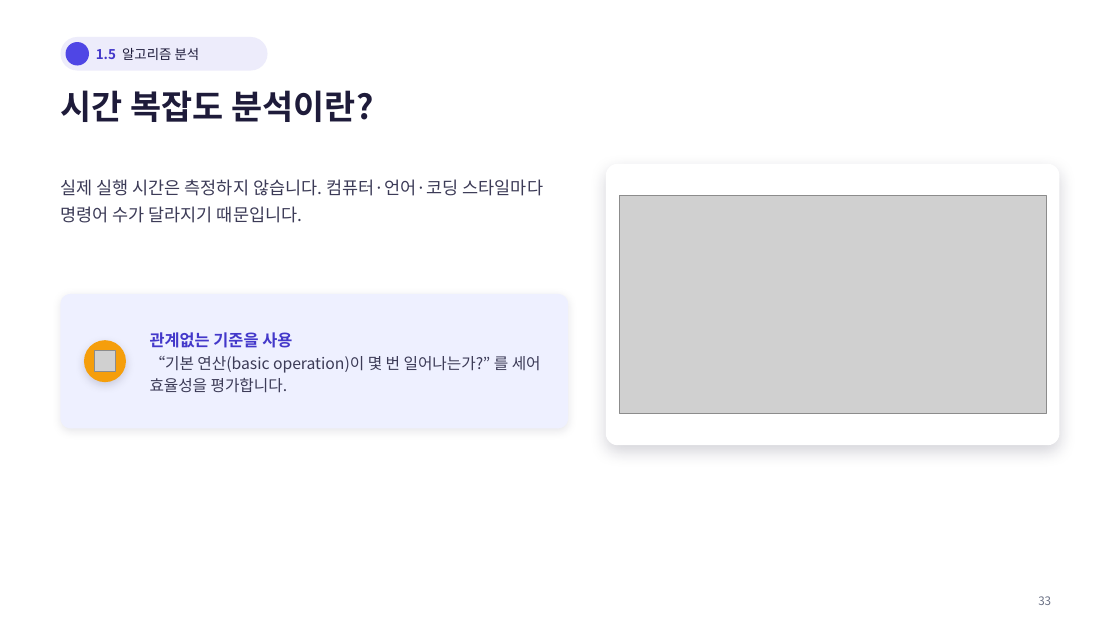
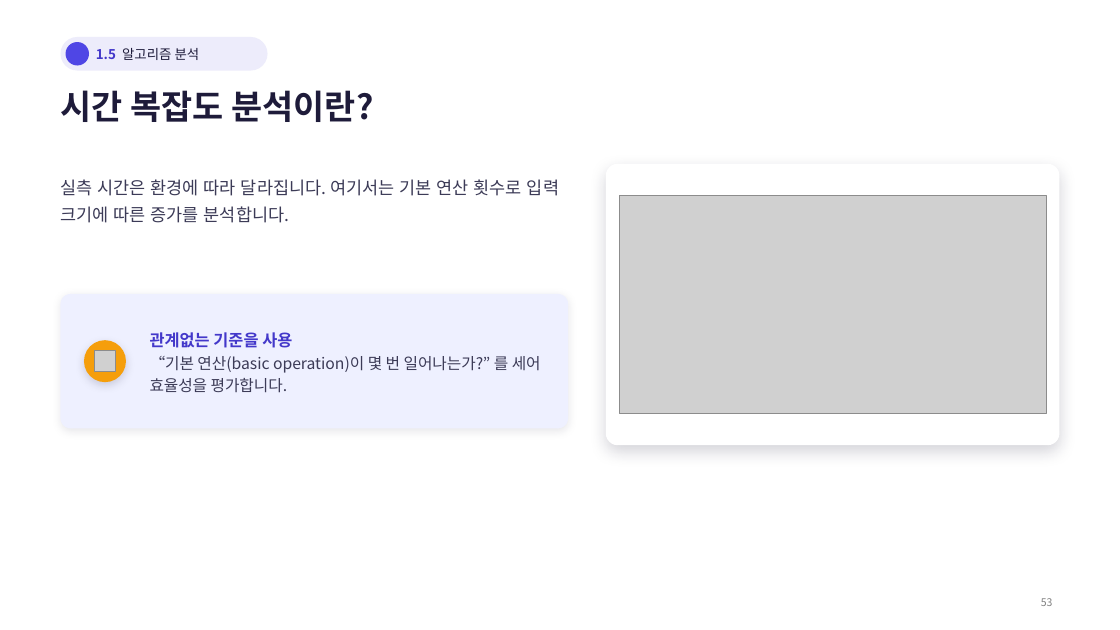
Before and after one commit to Sangdon-Park/Sangdon-Park.github.io, a slide deck: slide 53 of data/알고리즘/1장_알고리즘과_복잡도분석.pptx (slide 34 before the commit). Drawn at 1120x630 pixels with LibreOffice and Linux fonts; fonts in the diff are those of the drawing; grey boxes stand for pictures; background and template pictures are left out. Boxes give left, top, right and bottom in pixels: in the first picture for what was removed or moved away, otherwise in the second. Text is boxed around its words. In the diff, an @@ line names an element or a change of style, - is before the commit and + after.

```diff
--- a/data/알고리즘/1장_알고리즘과_복잡도분석.pptx
+++ b/data/알고리즘/1장_알고리즘과_복잡도분석.pptx
@@ text at (60,179,559,223): text changed @@
-실제 실행 시간은 측정하지 않습니다. 컴퓨터·언어·코딩 스타일마다 명령어 수가 달라지기 때문입니다.
+실측 시간은 환경에 따라 달라집니다. 여기서는 기본 연산 횟수로 입력 크기에 따른 증가를 분석합니다.
@@ text removed at (1038,596,1051,605) @@
-33
@@ text added at (1041,598,1053,606), 9 pt, text #808080 @@
+53
```
Also in this commit, not shown: 47 other slides changed, 44 slides added, 12 slides removed.
